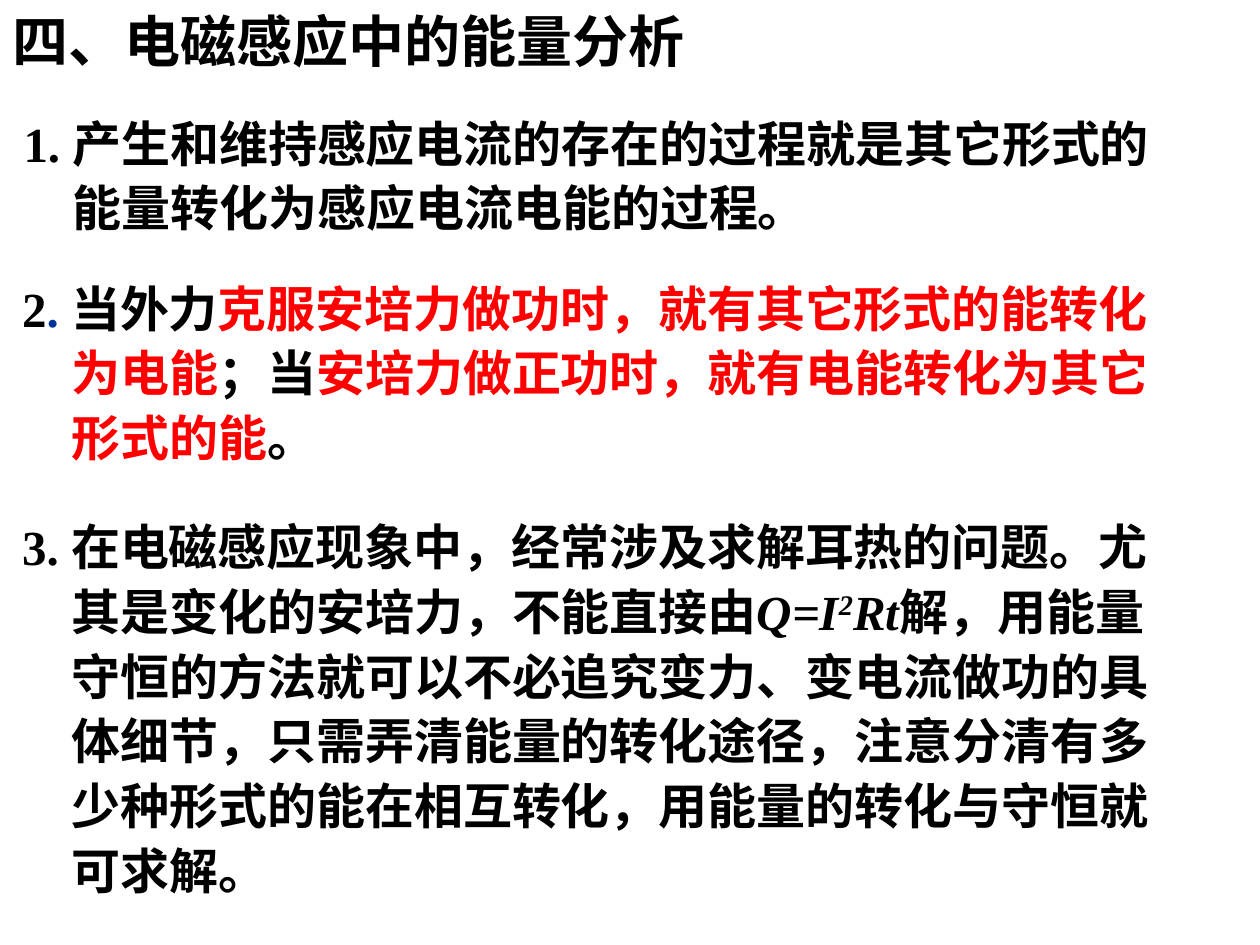
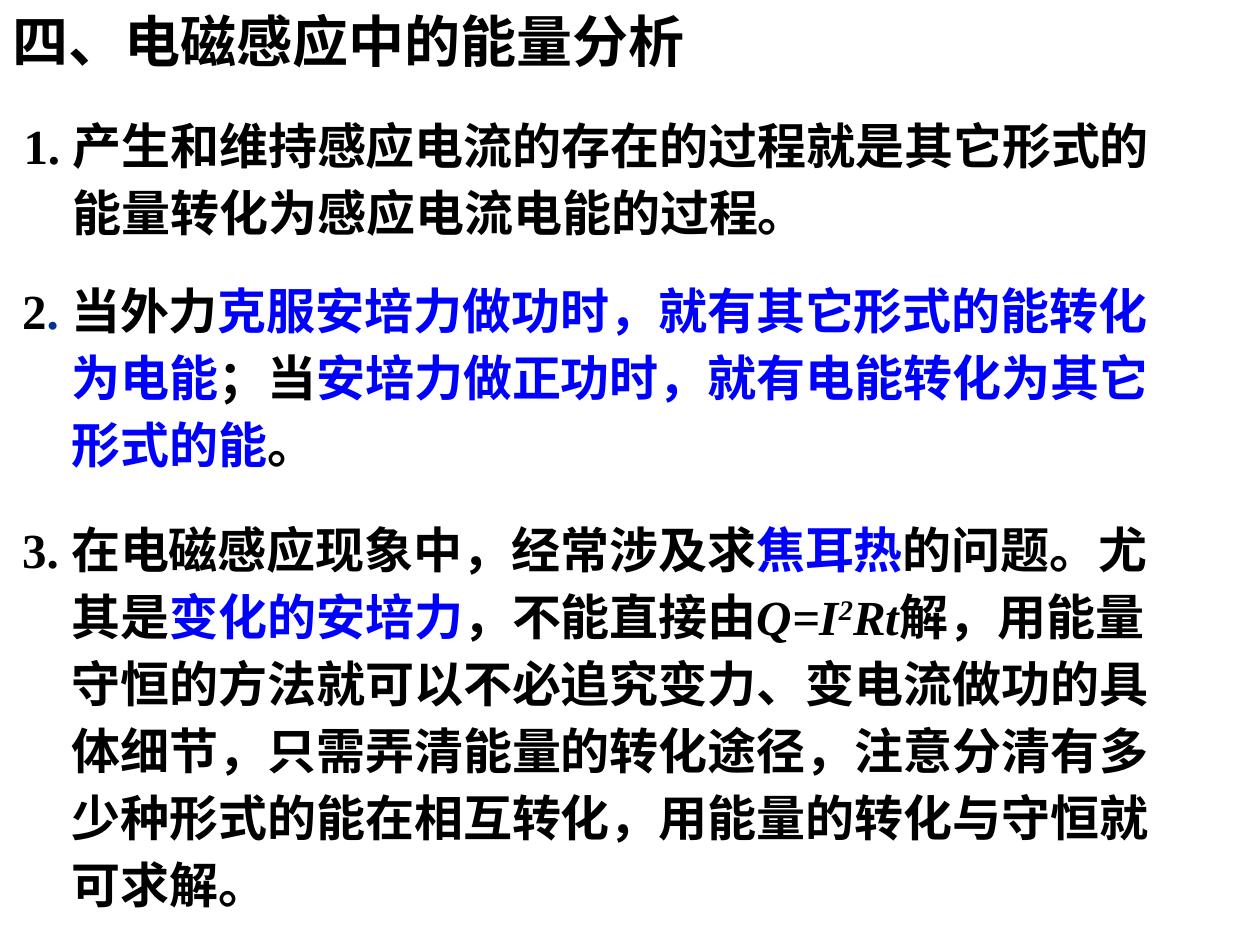
Before and after one commit to saddestboy/wuli2, a slide deck: slide 31 of 4.5A电磁感应问题的综合应用/习题课 电磁感应规律的综合应用.ppt (slide 34 before the commit). Drawn at 1260x945 pixels with LibreOffice and Linux fonts; fonts in the diff are those of the drawing. Boxes give left, top, right and bottom in pixels: in the first picture for what was removed or moved away, otherwise in the second. Text is boxed around its words. In the diff, an @@ line names an element or a change of style, - is before the commit and + after.

```diff
--- a/4.5A电磁感应问题的综合应用/习题课 电磁感应规律的综合应用.ppt
+++ b/4.5A电磁感应问题的综合应用/习题课 电磁感应规律的综合应用.ppt
@@ text "1. 产生和维持感应电流的存在的过程就是其它形式的能量转化为感应电流电能的过程。" at (24,122,1149,236): line spacing 1.1 to 1.14 @@
@@ text "2. 当外力克服安培力做功时，就有其它形式的能转化为电能；当安培力做正功时，就有电能转化为其它形式的能。" at (22,287,1149,468): text colour #FF0000 to #0000FF in "当外力克服安培力做功时，就有其它形式的能转化为电能；当安培力做正功时，就有电能转化为其它形式的能。"; line spacing 1.1 to 1.14 @@
@@ text at (22,526,1149,908): text changed @@
-3. 在电磁感应现象中，经常涉及求解耳热的问题。尤其是变化的安培力，不能直接由Q=I2Rt解，用能量守恒的方法就可以不必追究变力、变电流做功的具体细节，只需弄清能量的转化途径，注意分清有多少种形式的能在相互转化，用能量的转化与守恒就可求解。
+3. 在电磁感应现象中，经常涉及求焦耳热的问题。尤其是变化的安培力，不能直接由Q=I2Rt解，用能量守恒的方法就可以不必追究变力、变电流做功的具体细节，只需弄清能量的转化途径，注意分清有多少种形式的能在相互转化，用能量的转化与守恒就可求解。
```
Also in this commit, not shown: 17 other slides changed, 6 slides added, 9 slides removed.
